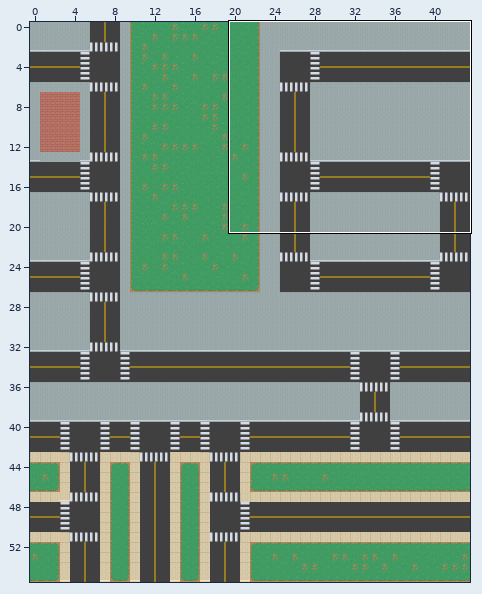
LDtk project, stored at Assets/two.ldtk. The first picture is a wide view before the edit; the outline marks the close-up.
Close-up. As it was:
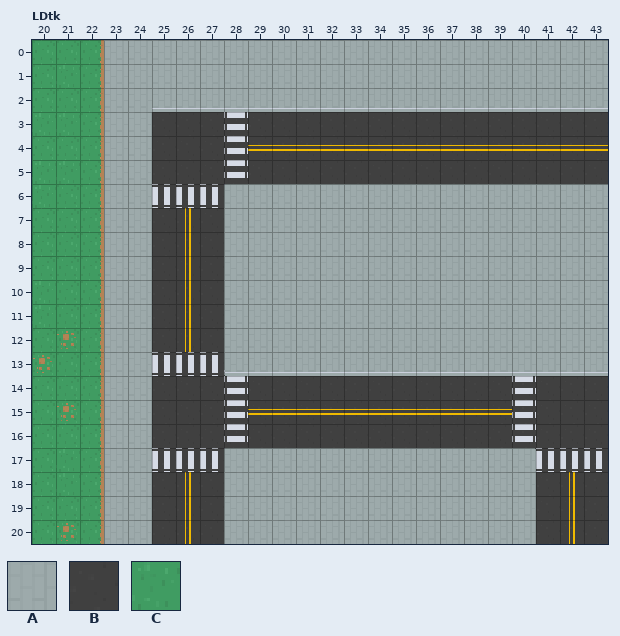
Cells are 16x16 px. Shown: LDtk x 20..43, y 0..20. The commit also changed other parts of the map, which this record leaves out.
Key: from "Walkable": A 1 "City_Sidewalk", B 2 "Road", C 3 "Grass".
_ is an empty cell.
Layer "Walkable" before, first column x 20:
 0 CCCAAAAAAAAAAAAAAAAAAAAA
 1 CCCAAAAAAAAAAAAAAAAAAAAA
 2 CCCAAAAAAAAAAAAAAAAAAAAA
 3 CCCAABBBBBBBBBBBBBBBBBBB
 4 CCCAABBBBBBBBBBBBBBBBBBB
 5 CCCAABBBBBBBBBBBBBBBBBBB
 6 CCCAABBBAAAAAAAAAAAAAAAA
 7 CCCAABBBAAAAAAAAAAAAAAAA
 8 CCCAABBBAAAAAAAAAAAAAAAA
 9 CCCAABBBAAAAAAAAAAAAAAAA
10 CCCAABBBAAAAAAAAAAAAAAAA
11 CCCAABBBAAAAAAAAAAAAAAAA
12 CCCAABBBAAAAAAAAAAAAAAAA
13 CCCAABBBAAAAAAAAAAAAAAAA
14 CCCAABBBBBBBBBBBBBBBBBBB
15 CCCAABBBBBBBBBBBBBBBBBBB
16 CCCAABBBBBBBBBBBBBBBBBBB
17 CCCAABBBAAAAAAAAAAAAABBB
18 CCCAABBBAAAAAAAAAAAAABBB
19 CCCAABBBAAAAAAAAAAAAABBB
20 CCCAABBBAAAAAAAAAAAAABBB
After the commit:
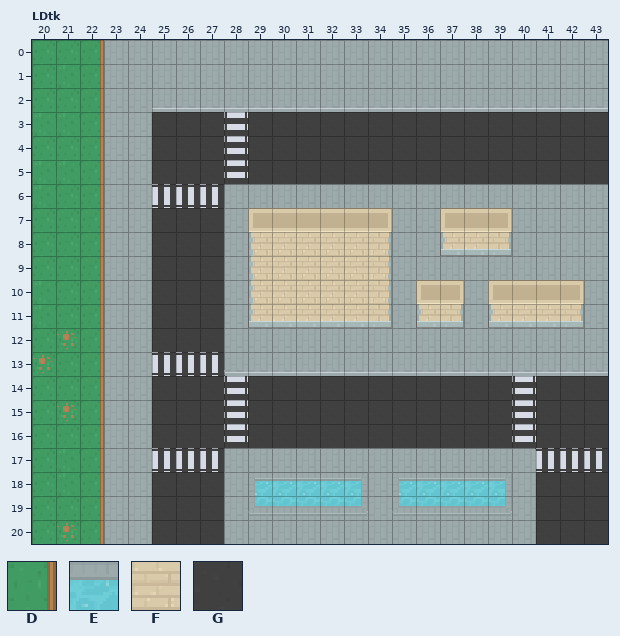
Further tiles: from "Colliders": D 4 "Fence_right", E 5 "Water", F 6 "Tan_Brick_Building"; from "Drivable": G 1 "Road".
Tiles of an added or newly shown layer are drawn over the layers below it.
Change:
{"where": "layer \"Drivable\" (added)"}
{"y":4,"x":29,"old":"_______________","new":"GGGGGGGGGGGGGGG"}
{"y":7,"x":26,"old":"_","new":"G"}
{"y":8,"x":26,"old":"_","new":"G"}
{"y":9,"x":26,"old":"_","new":"G"}
{"y":10,"x":26,"old":"_","new":"G"}
{"y":11,"x":26,"old":"_","new":"G"}
{"y":12,"x":26,"old":"_","new":"G"}
{"y":15,"x":29,"old":"___________","new":"GGGGGGGGGGG"}
{"y":18,"x":26,"old":"_","new":"G"}
{"y":18,"x":42,"old":"_","new":"G"}
{"y":19,"x":26,"old":"_","new":"G"}
{"y":19,"x":42,"old":"_","new":"G"}
{"y":20,"x":26,"old":"_","new":"G"}
{"y":20,"x":42,"old":"_","new":"G"}
{"where": "layer \"Walkable\""}
{"y":4,"x":29,"old":"BBBBBBBBBBBBBBB","new":"_______________"}
{"y":7,"x":26,"old":"B","new":"_"}
{"y":8,"x":26,"old":"B","new":"_"}
{"y":9,"x":26,"old":"B","new":"_"}
{"y":10,"x":26,"old":"B","new":"_"}
{"y":11,"x":26,"old":"B","new":"_"}
{"y":12,"x":26,"old":"B","new":"_"}
{"y":15,"x":29,"old":"BBBBBBBBBBB","new":"___________"}
{"y":18,"x":26,"old":"B","new":"_"}
{"y":18,"x":42,"old":"B","new":"_"}
{"y":19,"x":26,"old":"B","new":"_"}
{"y":19,"x":42,"old":"B","new":"_"}
{"y":20,"x":26,"old":"B","new":"_"}
{"y":20,"x":42,"old":"B","new":"_"}
{"where": "layer \"Colliders\" (added)"}
{"y":0,"x":22,"old":"_","new":"D"}
{"y":1,"x":22,"old":"_","new":"D"}
{"y":2,"x":22,"old":"_","new":"D"}
{"y":3,"x":22,"old":"_","new":"D"}
{"y":4,"x":22,"old":"_","new":"D"}
{"y":5,"x":22,"old":"_","new":"D"}
{"y":6,"x":22,"old":"_","new":"D"}
{"y":7,"x":22,"old":"_","new":"D"}
{"y":7,"x":29,"old":"______","new":"FFFFFF"}
{"y":7,"x":37,"old":"___","new":"FFF"}
{"y":8,"x":22,"old":"_","new":"D"}
{"y":8,"x":29,"old":"______","new":"FFFFFF"}
{"y":8,"x":37,"old":"___","new":"FFF"}
{"y":9,"x":22,"old":"_","new":"D"}
{"y":9,"x":29,"old":"______","new":"FFFFFF"}
{"y":10,"x":22,"old":"_","new":"D"}
{"y":10,"x":29,"old":"______","new":"FFFFFF"}
{"y":10,"x":36,"old":"__","new":"FF"}
{"y":10,"x":39,"old":"____","new":"FFFF"}
{"y":11,"x":22,"old":"_","new":"D"}
{"y":11,"x":29,"old":"______","new":"FFFFFF"}
{"y":11,"x":36,"old":"__","new":"FF"}
{"y":11,"x":39,"old":"____","new":"FFFF"}
{"y":12,"x":22,"old":"_","new":"D"}
{"y":13,"x":22,"old":"_","new":"D"}
{"y":14,"x":22,"old":"_","new":"D"}
{"y":15,"x":22,"old":"_","new":"D"}
{"y":16,"x":22,"old":"_","new":"D"}
{"y":17,"x":22,"old":"_","new":"D"}
{"y":18,"x":22,"old":"_","new":"D"}
{"y":18,"x":29,"old":"_____","new":"EEEEE"}
{"y":18,"x":35,"old":"_____","new":"EEEEE"}
{"y":19,"x":22,"old":"_","new":"D"}
{"y":19,"x":29,"old":"_____","new":"EEEEE"}
{"y":19,"x":35,"old":"_____","new":"EEEEE"}
{"y":20,"x":22,"old":"_","new":"D"}
